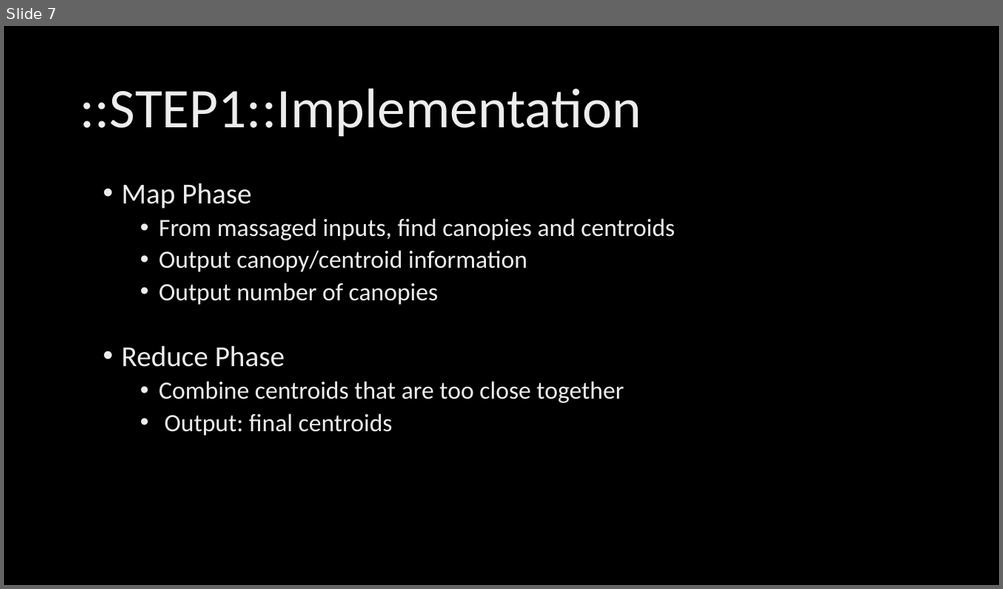
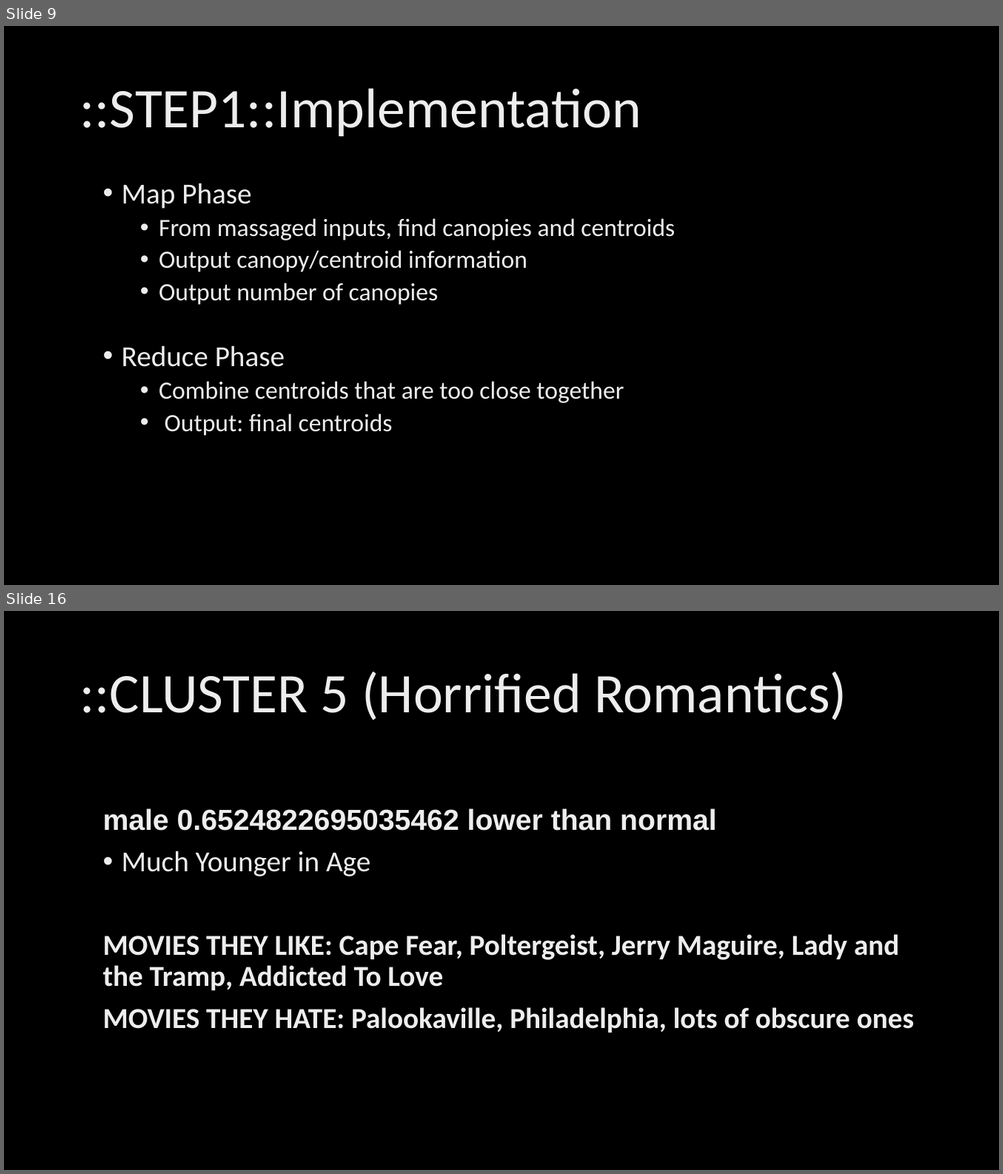
Before and after one commit to ahmed-k/CS757FinalProject, a slide deck: documentation/CS757 - Final Project Presentation.pptx. Shown one above the other, each under a label of ours: slide 7 before the commit, slides 9 and 16 after it; the slides between them are not shown. The pictures are 1003x589 and 1003x1174 pixels, drawn with LibreOffice and Linux fonts; fonts in the diff are those of the drawing; background and template pictures are left out. Boxes give left, top, right and bottom in pixels: in the first picture for what was removed or moved away, otherwise in the second. Text is boxed around its words. In the diff, an @@ line names an element or a change of style, - is before the commit and + after.

```diff
--- a/documentation/CS757 - Final Project Presentation.pptx
+++ b/documentation/CS757 - Final Project Presentation.pptx
@@ slide 16 added at (4,611,999,1170), background picture (left out) @@
@@ title added at (79,672,846,721), 54 pt, text gradient #BFBFBF to #EDEDED to #FFFFFF @@
+::CLUSTER 5 (Horrified Romantics)
@@ text added at (103,809,913,1033), 28 pt, text gradient #BFBFBF to #EDEDED to #FFFFFF, bold @@
+male 0.6524822695035462 lower than normal
+• Much Younger in Age
+MOVIES THEY LIKE: Cape Fear, Poltergeist, Jerry Maguire, Lady and the Tramp, Addicted To Love
+MOVIES THEY HATE: Palookaville, Philadelphia, lots of obscure ones
@@ what was slide 7 is now slide 9 @@
```
Also in this commit, not shown: 3 slides changed, 9 other slides added.
